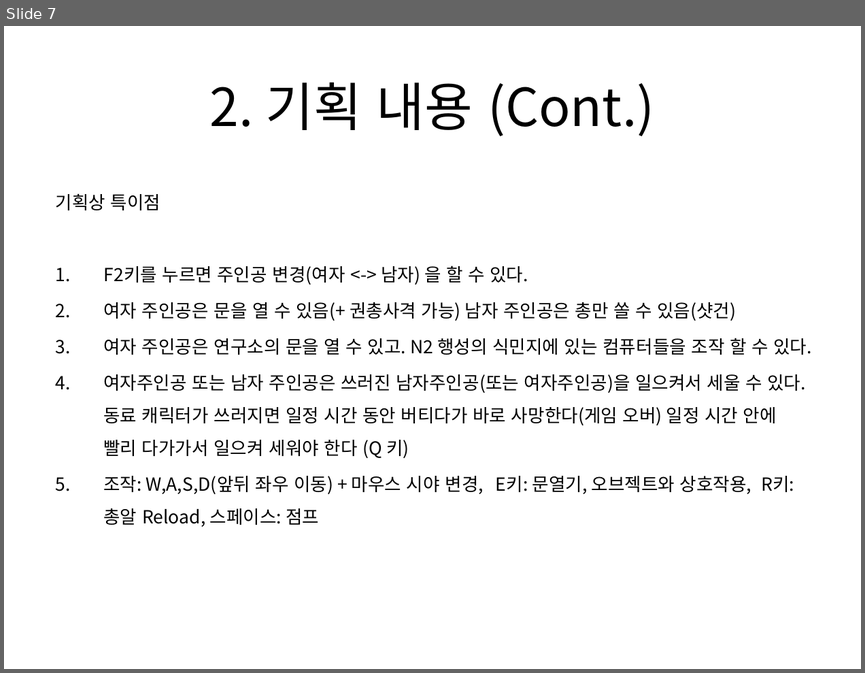
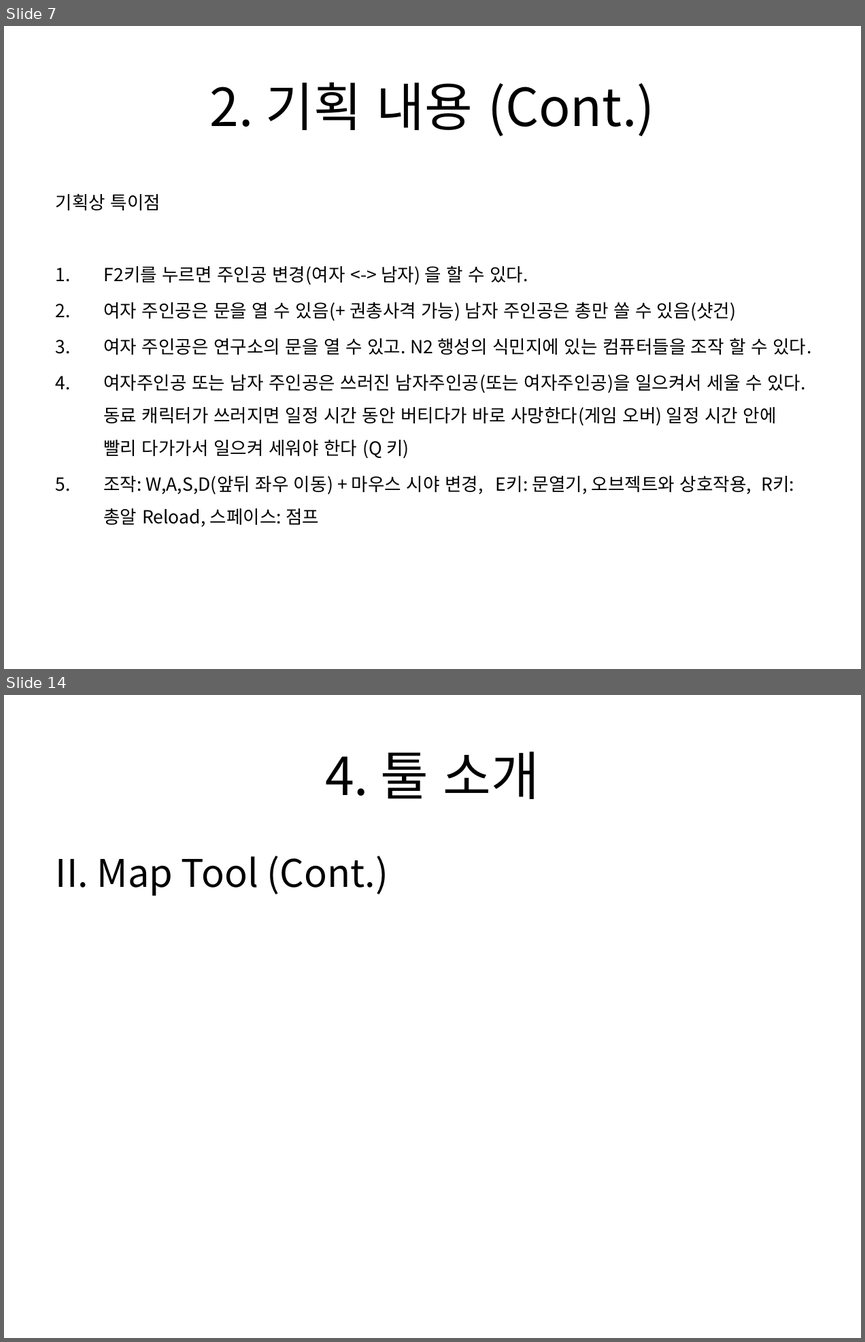
Before and after one commit to TomLeeLive/enpgame, a slide deck: doc/_pt_doc/N2_Team_1st_PT_20161024.pptx. Shown one above the other, each under a label of ours: slide 7 before the commit, slides 7 and 14 after it; the slides between them are not shown. The pictures are 865x673 and 865x1342 pixels, drawn with LibreOffice and Linux fonts; fonts in the diff are those of the drawing; background and template pictures are left out. Boxes give left, top, right and bottom in pixels: in the first picture for what was removed or moved away, otherwise in the second. Text is boxed around its words. In the diff, an @@ line names an element or a change of style, - is before the commit and + after.

```diff
--- a/doc/_pt_doc/N2_Team_1st_PT_20161024.pptx
+++ b/doc/_pt_doc/N2_Team_1st_PT_20161024.pptx
@@ slide 14 added at (4,695,861,1338), background picture (left out); not listed: 1 template element that a slide beside it also shows @@
@@ title added at (325,751,540,799), 44 pt, text #000000 @@
+4. 툴 소개
@@ text added at (56,855,389,896), 32 pt, text #000000 @@
+II. Map Tool (Cont.)
```
Also in this commit, not shown: 2 slides changed, 6 other slides added.
